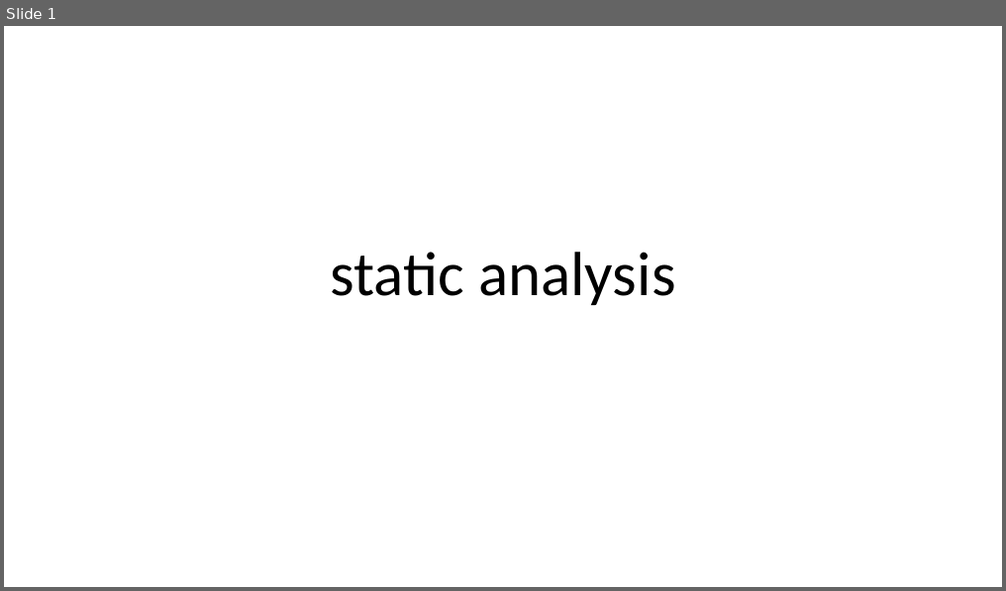
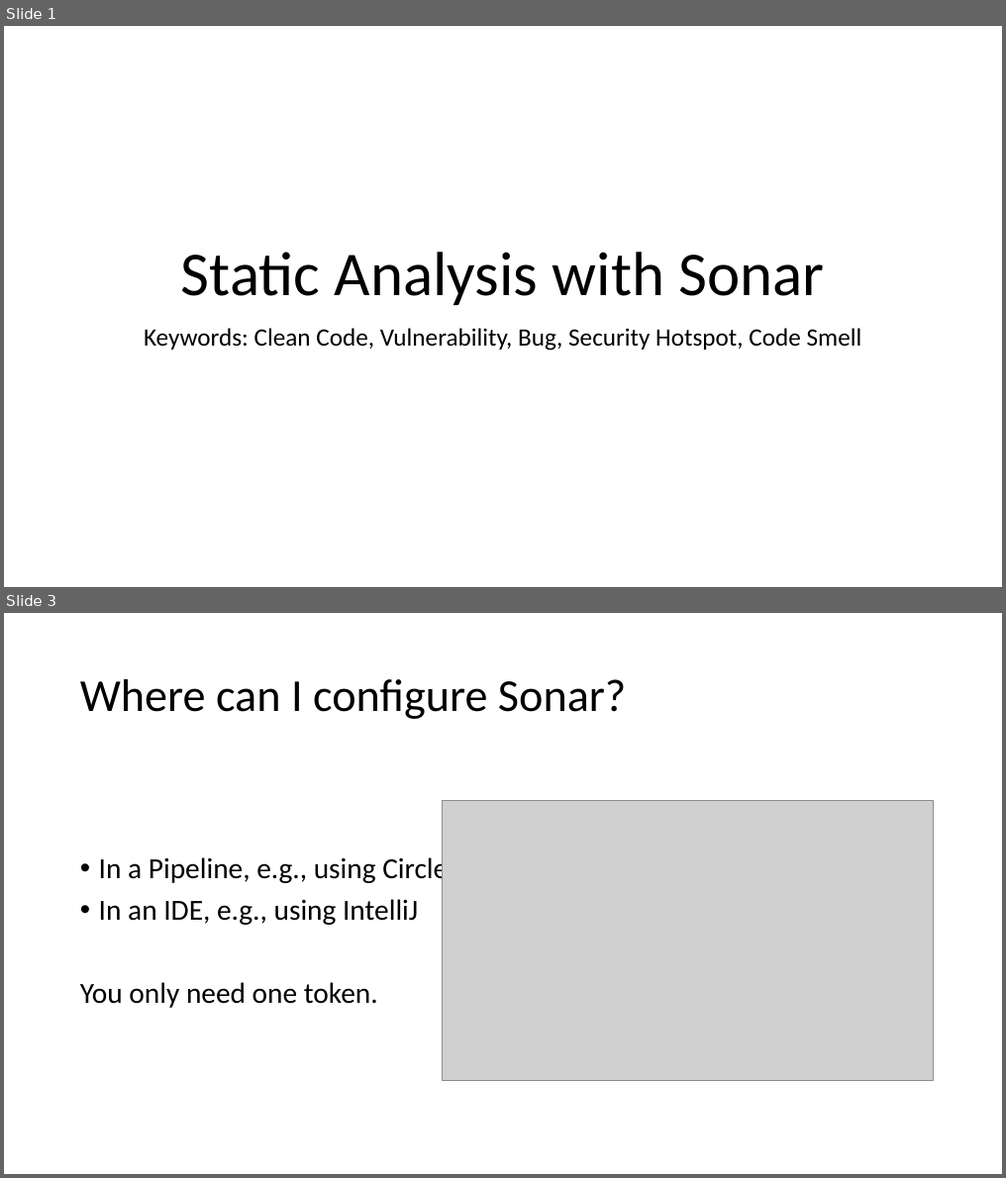
Before and after one commit to crcaguilerapo/static-analysis, a slide deck: static analysis.pptx. Shown one above the other, each under a label of ours: slide 1 before the commit, slides 1 and 3 after it; the slides between them are not shown. The pictures are 1006x591 and 1006x1178 pixels, drawn with LibreOffice and Linux fonts; fonts in the diff are those of the drawing; grey boxes stand for pictures. Boxes give left, top, right and bottom in pixels: in the first picture for what was removed or moved away, otherwise in the second. Text is boxed around its words. In the diff, an @@ line names an element or a change of style, - is before the commit and + after.

```diff
--- a/static analysis.pptx
+++ b/static analysis.pptx
@@ slide 3 added at (4,613,1002,1174), background #FFFFFF @@
@@ title added at (80,679,626,719), 44 pt, text #000000 @@
+Where can I configure Sonar?
@@ picture added at (442,801,934,1081) @@
@@ text added at (80,854,469,1008), 28 pt, text #000000 @@
+• In a Pipeline, e.g., using CircleCi
+• In an IDE, e.g., using IntelliJ
+You only need one token.
@@ slide 1 changed as well @@
@@ title at (181,252,824,305): text changed @@
-static analysis
+Static Analysis with Sonar
@@ subtitle added at (144,328,862,351), 24 pt, text #000000 @@
+Keywords: Clean Code, Vulnerability, Bug, Security Hotspot, Code Smell
```
Also in this commit, not shown: 5 other slides added, 1 slide removed, 8 other files.
